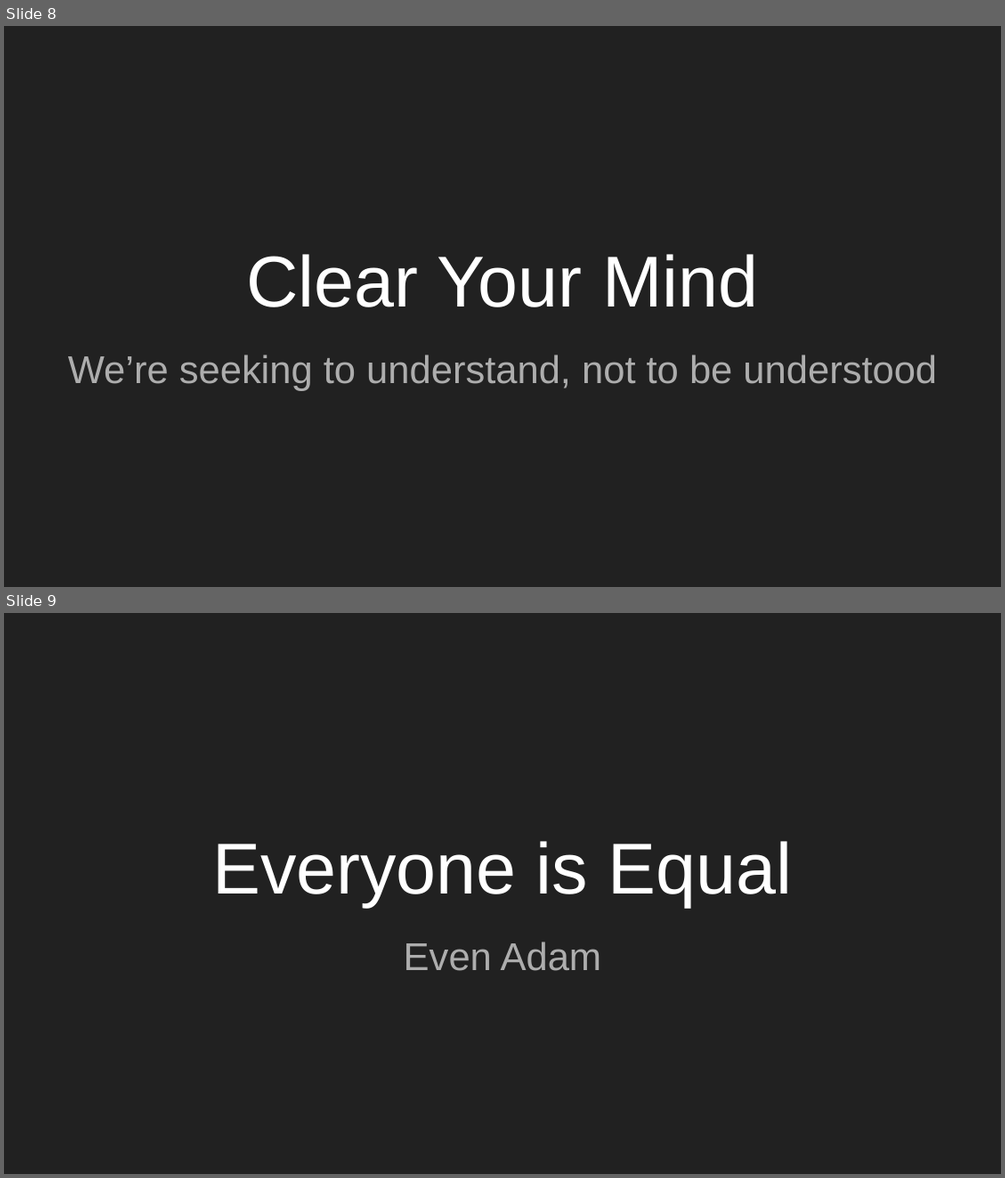
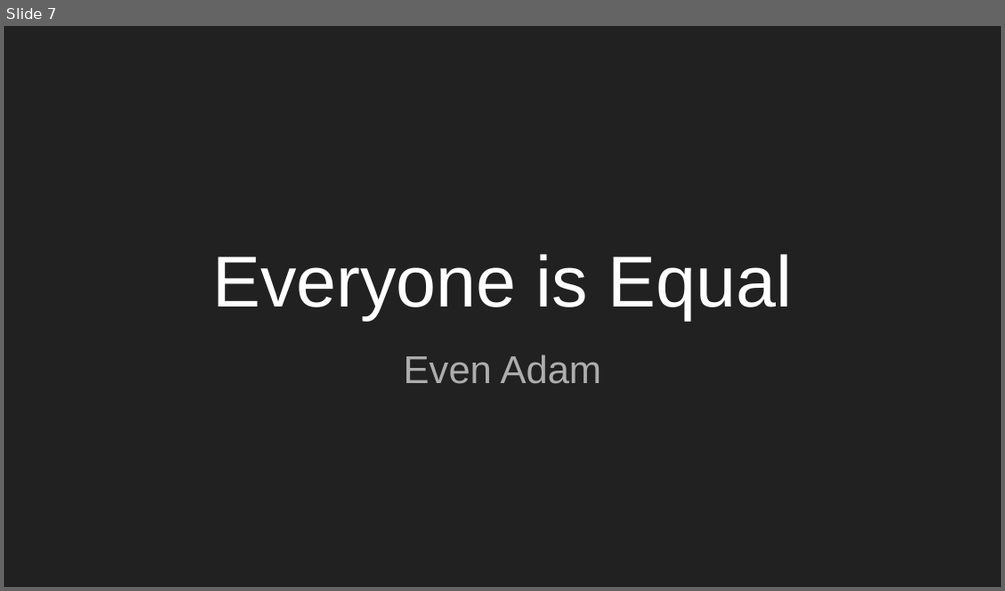
Before and after one commit to shokunin-community/refactoring-legacy-code-1, a slide deck: session-materials/Refactoring Legacy Code Part 1.pptx. Shown one above the other, each under a label of ours: slides 8 and 9 before the commit, slide 7 after it. The pictures are 1005x1178 and 1005x591 pixels, drawn with LibreOffice and Linux fonts; fonts in the diff are those of the drawing. Boxes give left, top, right and bottom in pixels: in the first picture for what was removed or moved away, otherwise in the second. Text is boxed around its words. In the diff, an @@ line names an element or a change of style, - is before the commit and + after.

```diff
--- a/session-materials/Refactoring Legacy Code Part 1.pptx
+++ b/session-materials/Refactoring Legacy Code Part 1.pptx
@@ slide 8 removed at bbox=[4, 26, 1001, 587], background #212121 @@
@@ title removed at bbox=[246, 254, 758, 307] @@
-Clear Your Mind
@@ subtitle removed at bbox=[68, 354, 937, 391] @@
-We’re seeking to understand, not to be understood
@@ what was slide 9 is now slide 7 @@
```
Also in this commit, not shown: 3 slides changed, 3 slides added, 4 other slides removed, 10 other files.
